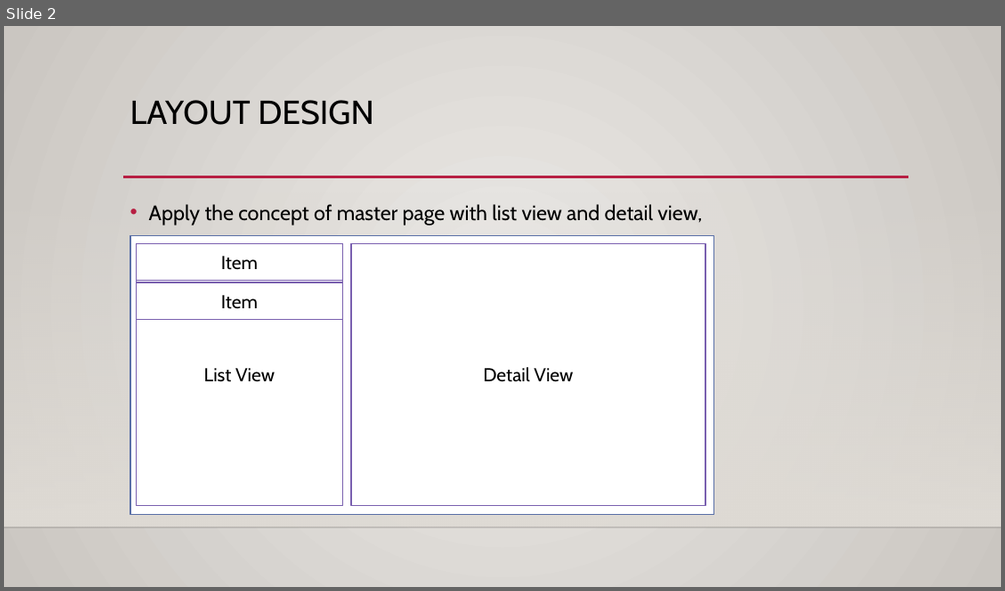
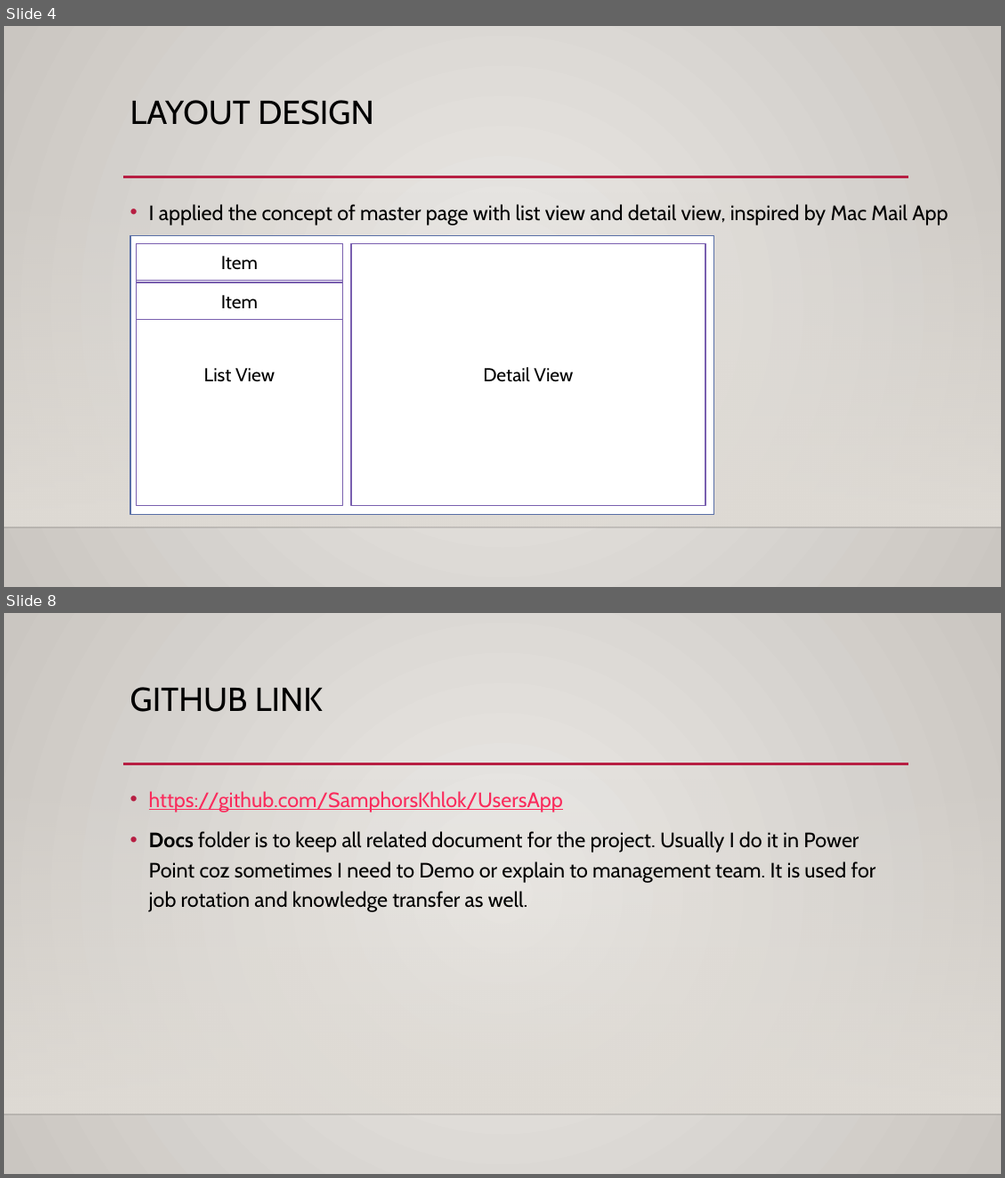
Before and after one commit to SamphorsKhlok/UsersApp, a slide deck: Docs/Profile App Note.pptx. Shown one above the other, each under a label of ours: slide 2 before the commit, slides 4 and 8 after it; the slides between them are not shown. The pictures are 1005x591 and 1005x1178 pixels, drawn with LibreOffice and Linux fonts; fonts in the diff are those of the drawing; background and template pictures are left out. Boxes give left, top, right and bottom in pixels: in the first picture for what was removed or moved away, otherwise in the second. Text is boxed around its words. In the diff, an @@ line names an element or a change of style, - is before the commit and + after.

```diff
--- a/Docs/Profile App Note.pptx
+++ b/Docs/Profile App Note.pptx
@@ slide 8 added at [4,613,1001,1174], background gradient #ECEAE7 to #CAC7C1; not listed: 3 template elements that a slide beside it also shows @@
@@ title added at [130,687,323,712], 32 pt, text #000000 @@
+GITHUB LINK
@@ text added at [149,791,876,912], 20 pt, text #000000 @@
+• https://github.com/SamphorsKhlok/UsersApp
+• Docs folder is to keep all related document for the project. Usually I do it in Power Point coz sometimes I need to Demo or explain to management team. It is used for job rotation and knowledge transfer as well.
@@ what was slide 2 is now slide 4 @@
@@ slide 4 changed as well @@
@@ text at [149,204,947,225]: text changed @@
-• Apply the concept of master page with list view and detail view,
+• I applied the concept of master page with list view and detail view, inspired by Mac Mail App
```
Also in this commit, not shown: 1 other slide changed, 6 other slides added, 1 other file.
